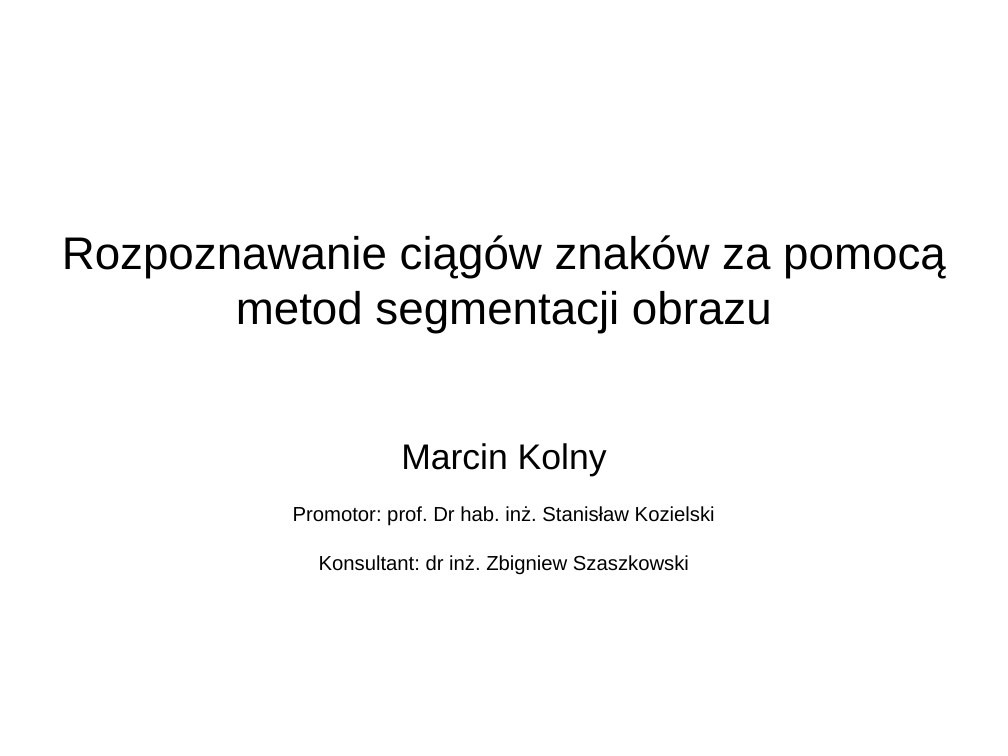
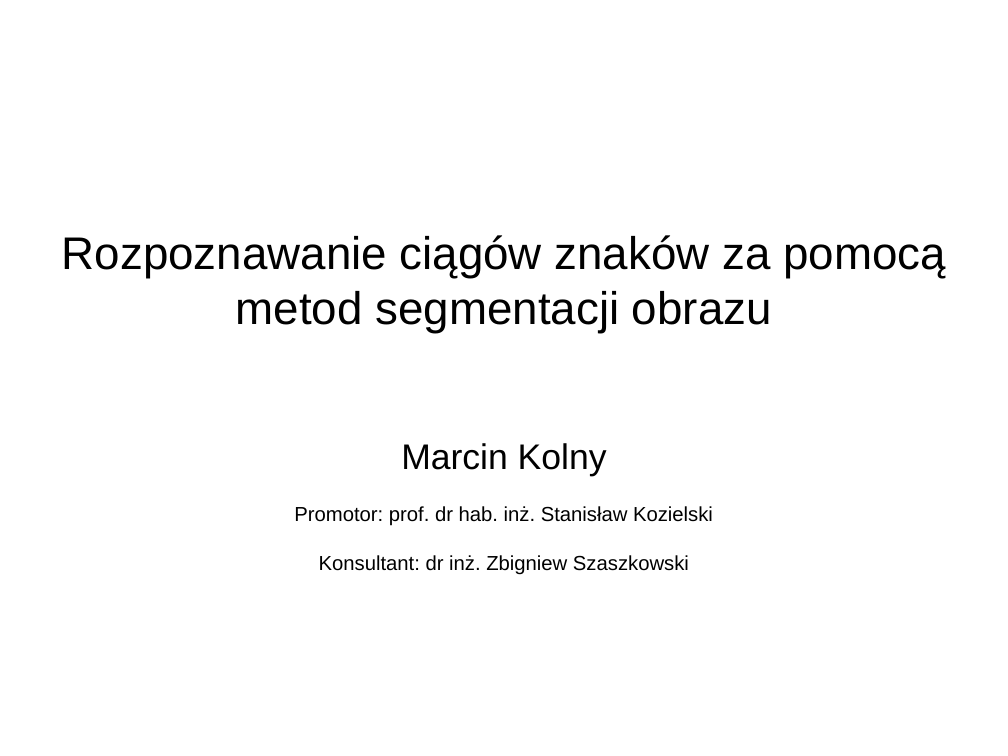
Before and after one commit to loganek/number-plate-recognition, a slide deck: slide 1 of doc/presentations/final-presentation.odp. Drawn at 1008x756 pixels with LibreOffice and Linux fonts; fonts in the diff are those of the drawing. Boxes give left, top, right and bottom in pixels: in the first picture for what was removed or moved away, otherwise in the second. Text is boxed around its words. In the diff, an @@ line names an element or a change of style, - is before the commit and + after.

```diff
--- a/doc/presentations/final-presentation.odp
+++ b/doc/presentations/final-presentation.odp
@@ subtitle at box(294, 506, 713, 526): text changed @@
-Promotor: prof. Dr hab. inż. Stanisław Kozielski
+Promotor: prof. dr hab. inż. Stanisław Kozielski
```
Also in this commit, not shown: 2 other slides changed.
